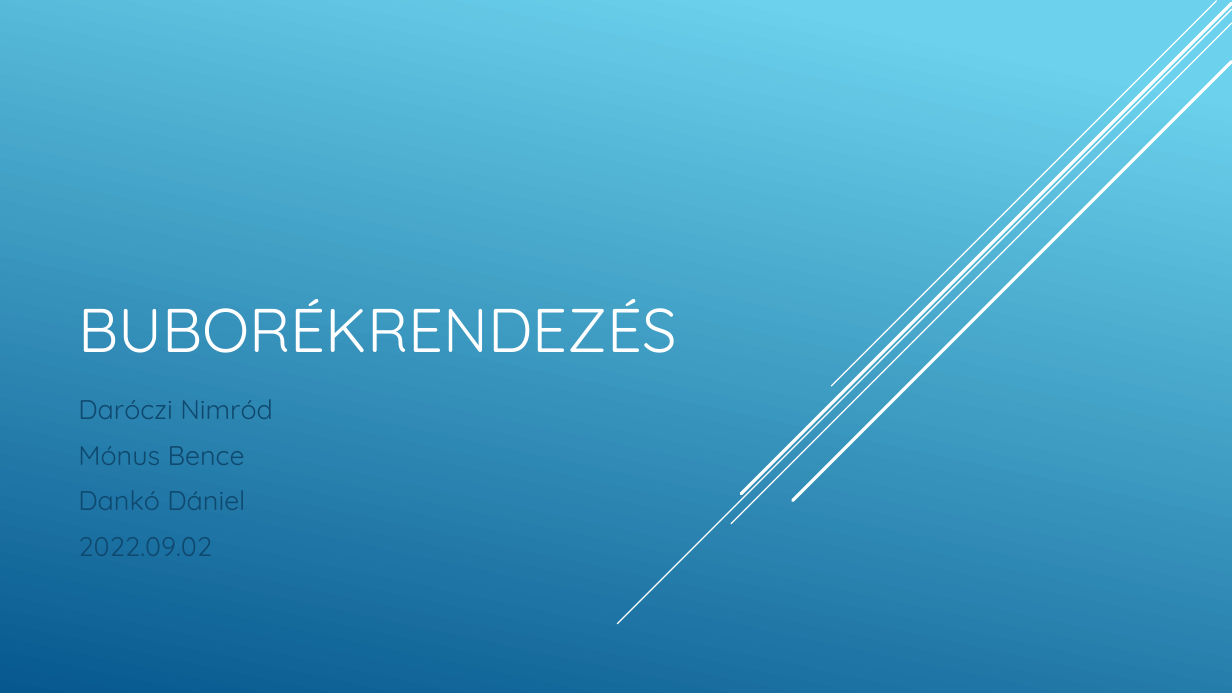
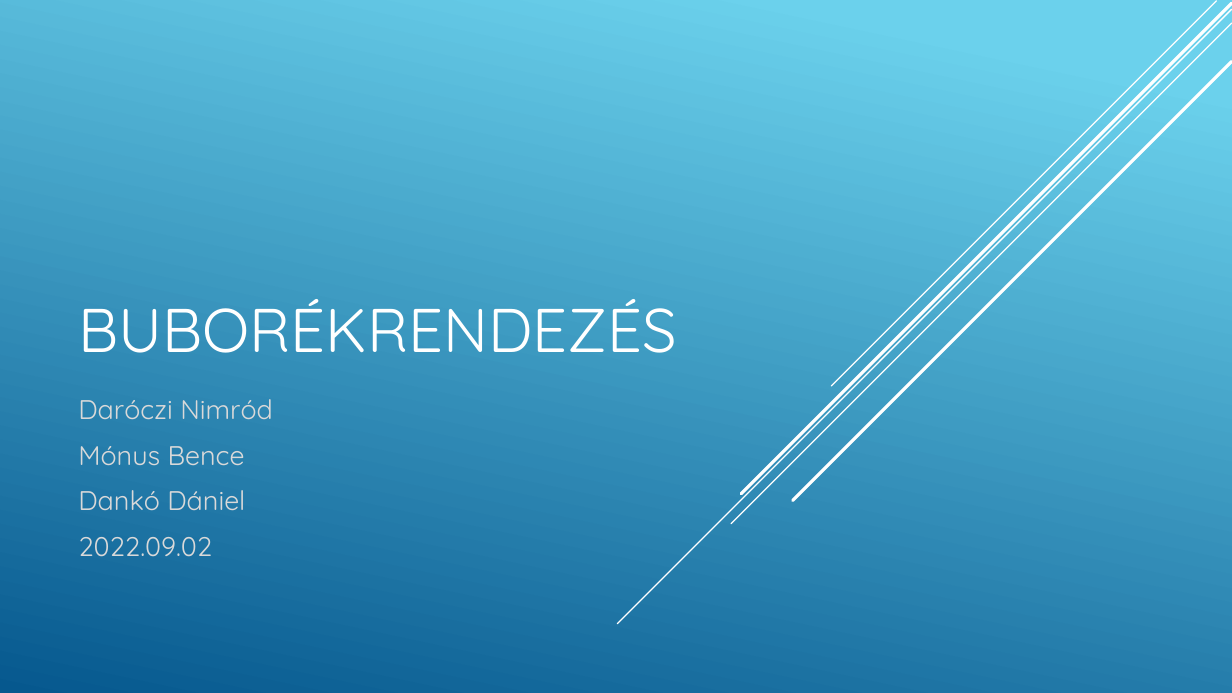
Before and after one commit to daroczinimrod/3asProjekt, a slide deck: slide 1 of Buborékrendezés.pptx. Drawn at 1232x693 pixels with LibreOffice and Linux fonts; fonts in the diff are those of the drawing. Boxes give left, top, right and bottom in pixels: in the first picture for what was removed or moved away, otherwise in the second. Text is boxed around its words. In the diff, an @@ line names an element or a change of style, - is before the commit and + after.

```diff
--- a/Buborékrendezés.pptx
+++ b/Buborékrendezés.pptx
@@ subtitle "Daróczi Nimród" at (78, 399, 273, 557): text colour #0F496F to #D9D9D9 @@
```
Also in this commit, not shown: 2 other slides changed, 2 slides added, 1 other file.
